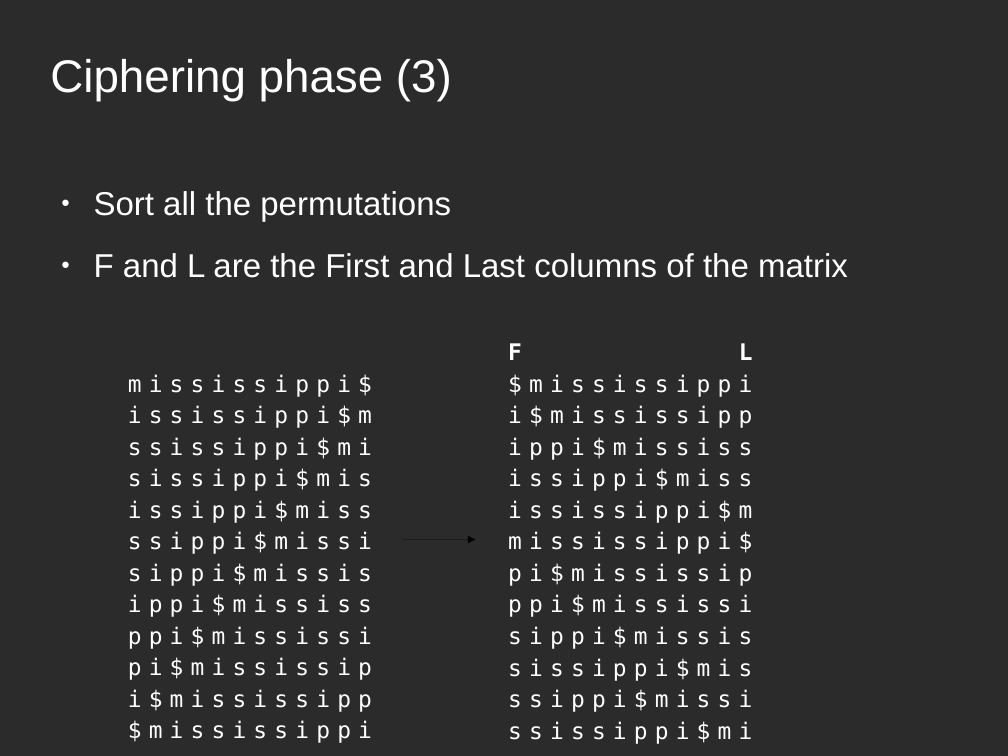
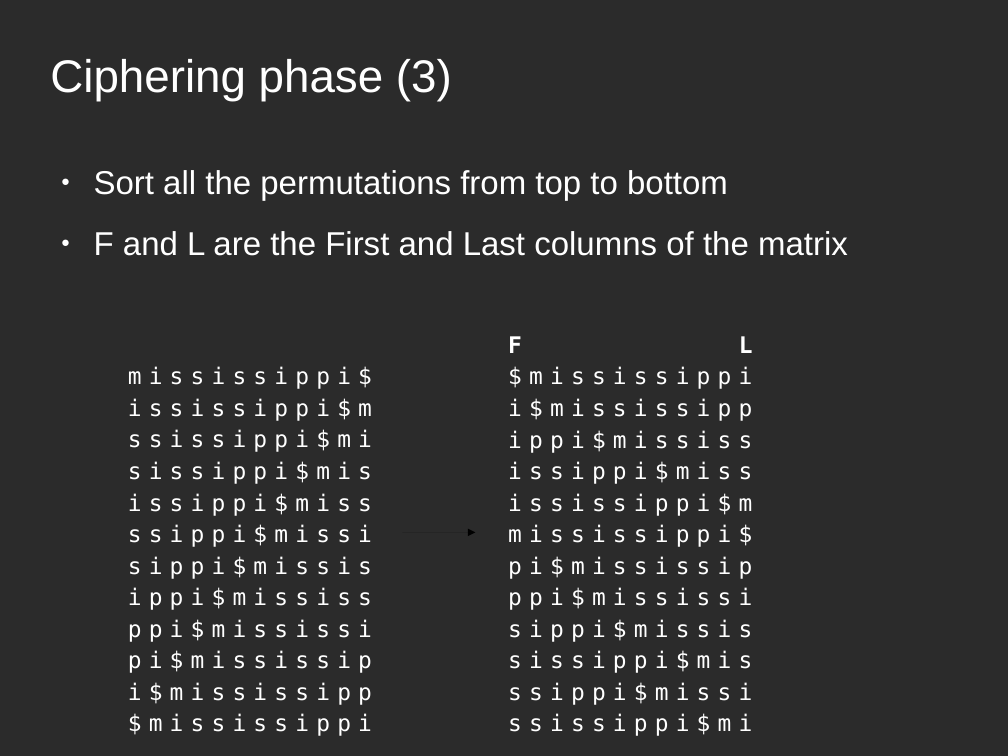
Before and after one commit to bebosudo/advanced-programming-II, a slide deck: slide 5 of paper_presentation/bwt.odp. Drawn at 1008x756 pixels with LibreOffice and Linux fonts; fonts in the diff are those of the drawing; background and template pictures are left out; a plain dark background stands for a picture behind light text. Boxes give left, top, right and bottom in pixels: in the first picture for what was removed or moved away, otherwise in the second. Text is boxed around its words. In the diff, an @@ line names an element or a change of style, - is before the commit and + after.

```diff
--- a/paper_presentation/bwt.odp
+++ b/paper_presentation/bwt.odp
@@ text "Sort all the permutations from ...": place and size @@
-text "Sort all the permutations from ..." at (94,191,848,278)
+text "Sort all the permutations from ..." at (94,170,848,256)
@@ text at (94,170,728,200): text changed @@
-● Sort all the permutations
+● Sort all the permutations from top to bottom
@@ text "F L": place and size @@
-text "F L" at (508,343,753,744)
+text "F L" at (508,336,753,736)
@@ text "mississippi$": place and size @@
-text "mississippi$" at (128,374,372,743)
+text "mississippi$" at (128,366,372,736)
@@ arrow moved from (402, 540) - (476, 540) to (402, 532) - (476, 532) @@
```
Also in this commit, not shown: 17 other slides changed, 1 slide added, 1 other file.
